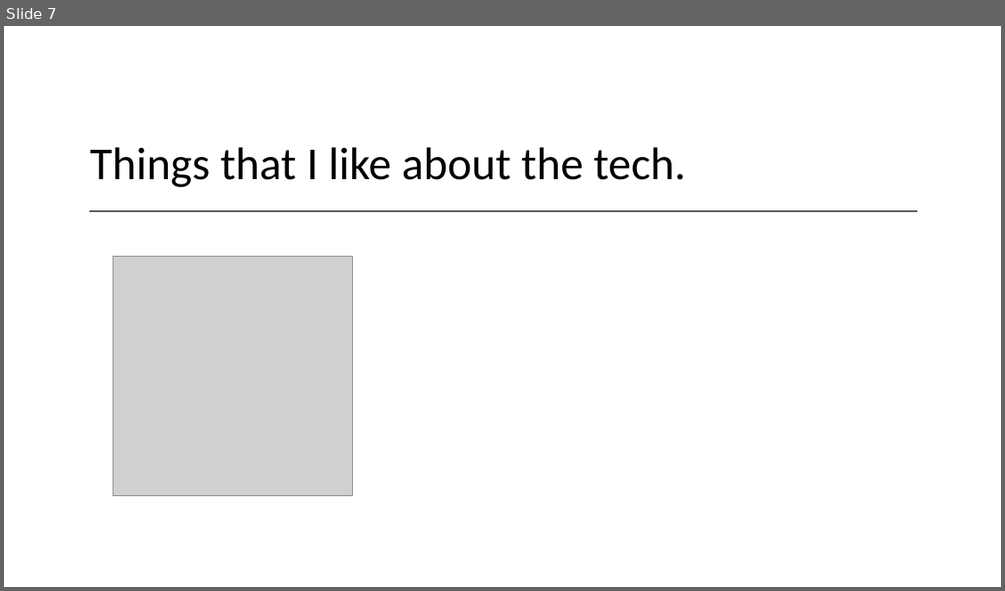
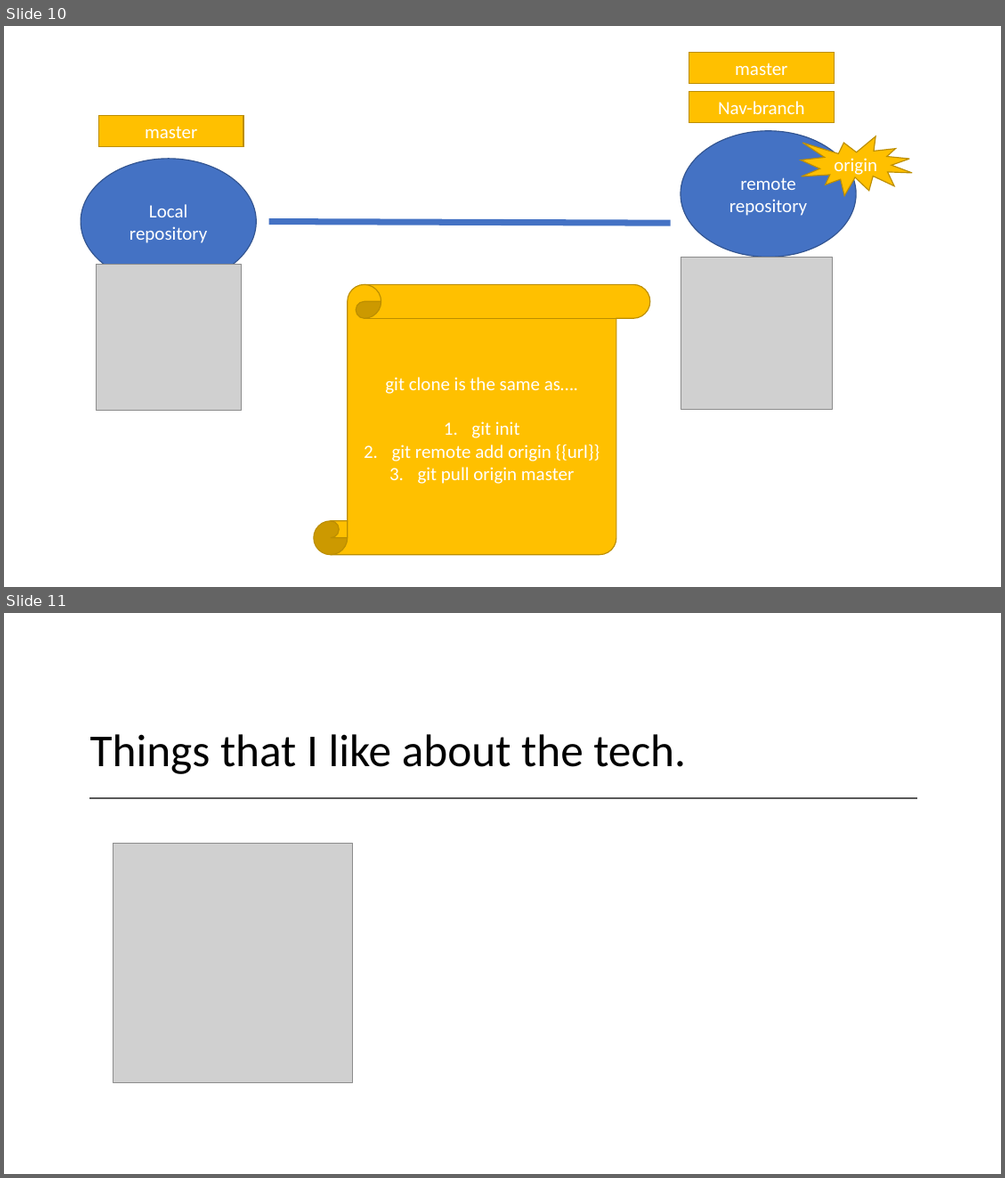
Before and after one commit to 200914ROC2/Training, a slide deck: 5Week-FrontEnd/FrontEnd-SDLC.pptx. Shown one above the other, each under a label of ours: slide 7 before the commit, slides 10 and 11 after it. The pictures are 1005x591 and 1005x1178 pixels, drawn with LibreOffice and Linux fonts; fonts in the diff are those of the drawing; grey boxes stand for pictures. Boxes give left, top, right and bottom in pixels: in the first picture for what was removed or moved away, otherwise in the second. Text is boxed around its words. In the diff, an @@ line names an element or a change of style, - is before the commit and + after.

```diff
--- a/5Week-FrontEnd/FrontEnd-SDLC.pptx
+++ b/5Week-FrontEnd/FrontEnd-SDLC.pptx
@@ slide 10 added at box(4, 26, 1001, 587), background #FFFFFF @@
@@ rectangle added at box(689, 52, 833, 84), fill #FFC000, outline #BD8E00 1 pt, 18 pt, text #FFFFFF @@
+master
@@ rectangle added at box(689, 92, 833, 123), fill #FFC000, outline #BD8E00 1 pt, 18 pt, text #FFFFFF @@
+Nav-branch
@@ rectangle added at box(99, 115, 243, 146), fill #FFC000, outline #BD8E00 1 pt, 18 pt, text #FFFFFF @@
+master
@@ ellipse added at box(680, 131, 857, 257), fill #4472C4, outline #325491 1 pt, 18 pt, text #FFFFFF @@
+remote repository
@@ ellipse added at box(81, 159, 257, 284), fill #4472C4, outline #325491 1 pt, 18 pt, text #FFFFFF @@
+Local repository
@@ irregular seal added at box(801, 136, 913, 196), fill #FFC000, outline #BD8E00 1 pt, 18 pt, text #FFFFFF @@
+origin
@@ line added from (268, 221) to (671, 223), #4472C4 6 pt @@
@@ picture added at box(96, 265, 241, 410) @@
@@ picture added at box(680, 257, 833, 409) @@
@@ vertical scroll added at box(314, 285, 650, 555), fill #FFC000, outline #BD8E00 1 pt, 18 pt, text #FFFFFF @@
+git clone is the same as….
+1. git init
+2. git remote add origin {{url}}
+3. git pull origin master
@@ what was slide 7 is now slide 11 @@
```
Also in this commit, not shown: 3 other slides added, 3 other files.
